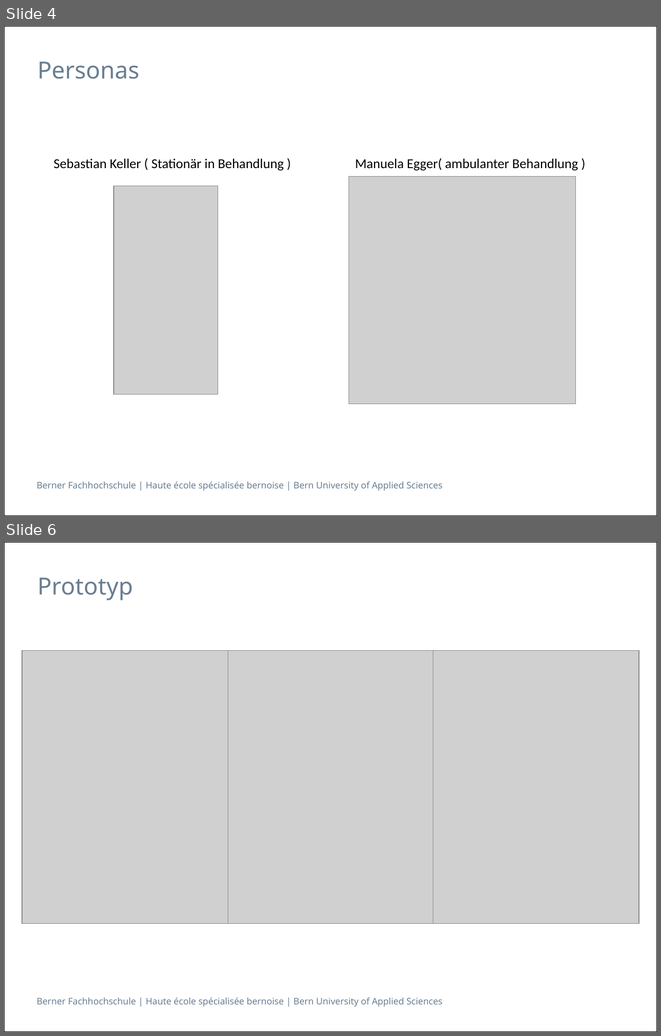
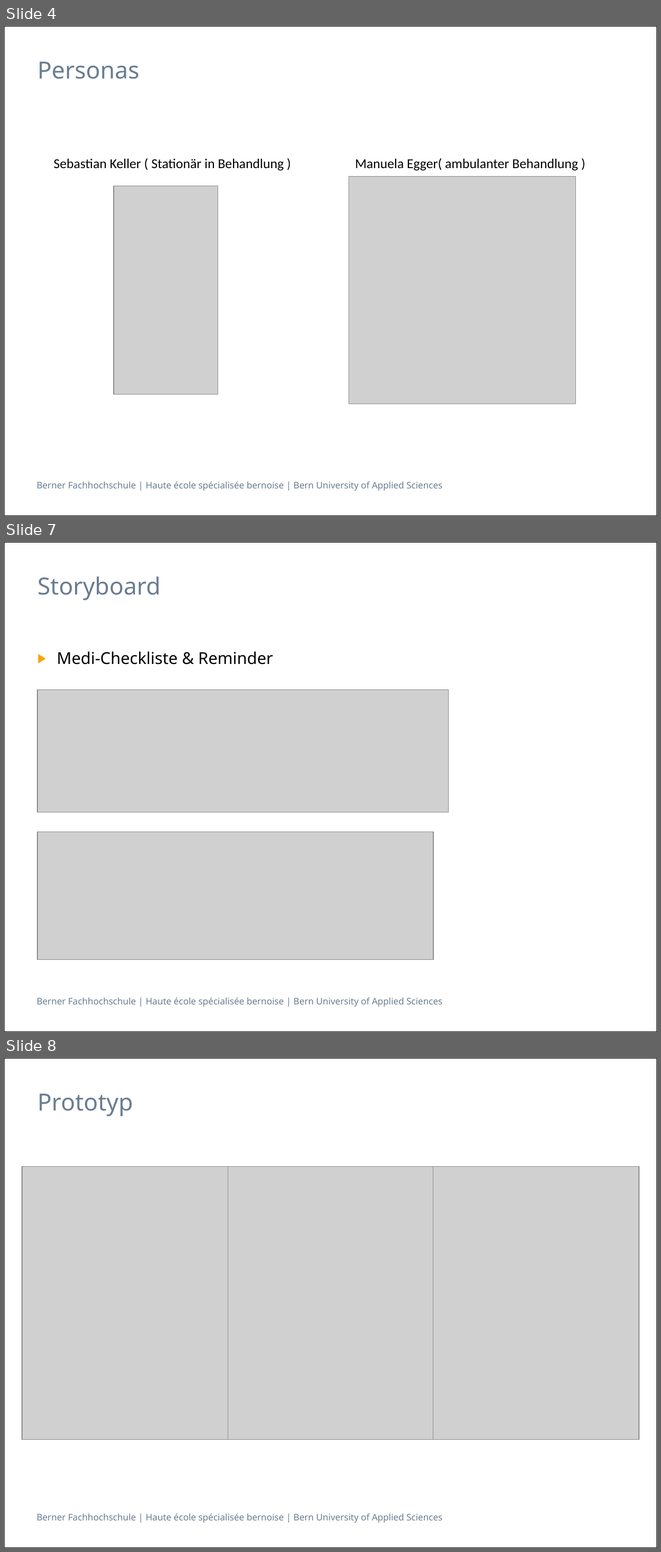
Before and after one commit to zyssm4/ch.bfh.btx8081.w2015.red, a slide deck: doc/Task03/Task03.pptx. Shown one above the other, each under a label of ours: slides 4 and 6 before the commit, slides 4, 7 and 8 after it; the slides between them are not shown. The pictures are 661x1036 and 661x1552 pixels, drawn with LibreOffice and Linux fonts; fonts in the diff are those of the drawing; grey boxes stand for pictures. Boxes give left, top, right and bottom in pixels: in the first picture for what was removed or moved away, otherwise in the second. Text is boxed around its words. In the diff, an @@ line names an element or a change of style, - is before the commit and + after.

Commit message:
Included Storyboards

```diff
--- a/doc/Task03/Task03.pptx
+++ b/doc/Task03/Task03.pptx
@@ slide 7 added at <box>4,542,657,1032</box>, background #FFFFFF; not listed: 2 template elements that a slide beside it also shows @@
@@ title added at <box>37,576,161,600</box>, 26 pt, text #697D91 @@
+Storyboard
@@ text added at <box>57,651,273,664</box>, 18 pt, text #000000 @@
+▶ Medi-Checkliste & Reminder
@@ picture added at <box>37,689,448,812</box> @@
@@ picture added at <box>37,831,433,959</box> @@
@@ what was slide 6 is now slide 8 @@
```
Also in this commit, not shown: 1 slide changed, 1 other slide added.
